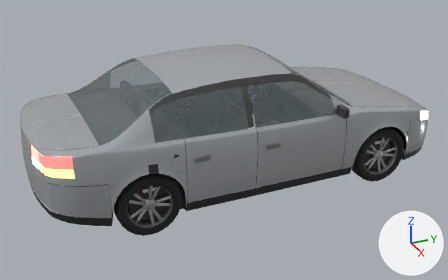
The glTF model game/assets/vehicles/family_sedan.glb: old version first, new version second.
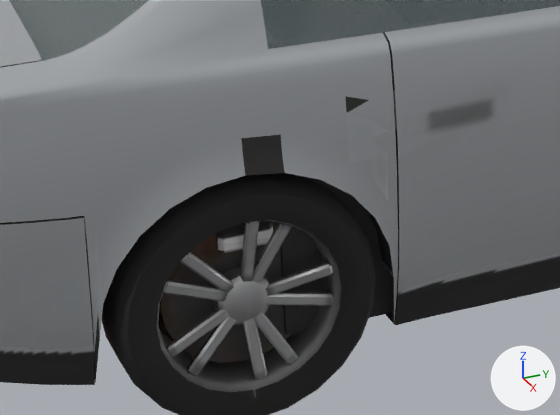
The first picture shows the older version from a 50 mm lens placed at (5.99, -2.89, 3.46), pointed at (0.05, -0.21, 0.49). The close-ups show the older and then the newer version on the part from 20% to 51% of the width and 47% to 83% of the height of that picture. Only the edits that show in the close-ups are written down. Arrows for +X, +Y and +Z are at lower right; the lights stay in place. Objects named as collision shapes, trigger or cutter boxes, shadow casters or lower levels of detail are left out. Where no turn or scale is listed for an object, it has been applied to the vertices. Vertices at exactly the same position are counted once.

Script lines for the objects in view, before the commit:
```python
me_lod0 = bpy.data.meshes.new('lod0')
me_lod0.from_pydata(...)  # 3462 vertices, 6268 faces; spans x -0.91..0.91, y -2.41..2.19, z 0.17..1.46
# faces by material slot: [3212, 2848, 96, 16, 48, 24, 8, 16]
me_lod0.materials.append(mat_paint)
me_lod0.materials.append(mat_atlas)
me_lod0.materials.append(mat_lamp_tail)
me_lod0.materials.append(mat_lamp_indicator_r)
me_lod0.materials.append(mat_lamp_head)
me_lod0.materials.append(mat_lamp_brake)
me_lod0.materials.append(mat_lamp_reverse)
me_lod0.materials.append(mat_lamp_indicator_l)
me_wheel_fr = bpy.data.meshes.new('wheel_fr')
me_wheel_fr.from_pydata(...)  # 739 vertices, 1314 faces; spans x -0.113..0.113, y -0.335..0.335, z -0.335..0.335
me_wheel_fr.materials.append(mat_atlas)
me_window_r = bpy.data.meshes.new('window_r')
me_window_r.from_pydata(...)  # 56 vertices, 78 faces; spans x -0.087..0.097, y -0.288..0.696, z -0.247..0.147
me_window_r.materials.append(mat_glass)  # grey #7c898b
ob_lod0 = bpy.data.objects.new('lod0', me_lod0)
ob_lod0.location = (0.0, 0.0, 0.0)
ob_wheel_rr = bpy.data.objects.new('wheel_rr', me_wheel_fr)
ob_wheel_rr.parent = ob_lod0
ob_wheel_rr.location = (0.79, -1.38, 0.335)
ob_window_r = bpy.data.objects.new('window_r', me_window_r)
ob_window_r.location = (0.743, -0.996, 1.202)
# also in view: 'bumper_r' at (0.0, -2.09, 0.45); 'window_rear' at (0.0, -1.41, 1.22); 'trunk' at (0.0, -2.09, 1.02)
```
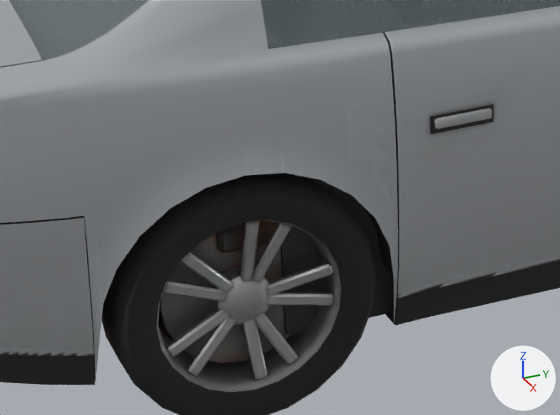
Where the change shows, as pixel boxes [x1, y1, x2, y2] in the close-ups (560 x 415 px):
part 1 of me_lod0, added
    after: [434, 108, 492, 129]
part 2 of me_lod0, added
    after: [430, 104, 494, 134]
part 3 of me_lod0, surface changed
    both: [93, 89, 398, 381]
part 4 of me_wheel_fr, surface changed
    both: [161, 221, 334, 376]

Diff of the bpy script that builds the scene:
```diff
--- a/game/assets/vehicles/family_sedan.glb.py
+++ b/game/assets/vehicles/family_sedan.glb.py
@@ me_lod0 @@
 # used by ob_lod0; location = (0.0, 0.0, 0.0)
-me_lod0.from_pydata(...)  # 3462 vertices, 6268 faces; spans x -0.91..0.91, y -2.41..2.19, z 0.17..1.46
+me_lod0.from_pydata(...)  # 3590 vertices, 6508 faces; spans x -0.92..0.92, y -2.41..2.19, z 0.17..1.46
+# me_lod0 part 1: the loose piece of 56 vertices spanning x 0.12..0.62, y -0.15..0.37, z 0.27..0.41 is copied, and the copy is scaled about its middle by (0.0192, 0.297, 0.195), then moved by (0.54, -0.94, 0.4), in mat_paint; it spans x 0.91..0.92, y -0.9..-0.75, z 0.73..0.76
+# me_lod0 part 2: a new loose piece, a box spanning x 0.9046..0.9086, y -0.9085..-0.7435, z 0.7158..0.7638, in mat_atlas
+# me_lod0 part 3: 856 kept faces spanning x -0.91..0.91, y -2.3..2.1, z 0.17..1.35 get new texture (UV) coordinates
+# other edits to the shape of me_lod0 do not show in these pictures
 me_lod0.materials.append(mat_paint)
@@ me_wheel_fr @@
 me_wheel_fr.from_pydata(...)  # 739 vertices, 1314 faces; spans x -0.113..0.113, y -0.335..0.335, z -0.335..0.335
 # used by ob_wheel_rr; parent = ob_lod0; location = (0.79, -1.38, 0.335)
+# me_wheel_fr part 4: texture (UV) coordinates of 330 of 1314 faces, centred in x -0.03..0.08, y -0.207..0.221, z -0.223..0.223, changed; they spanned u 0.13..0.98, v 0.32..0.99 and now span u 0.17..1.0, v 0.0..0.98
 me_wheel_fr.materials.append(mat_atlas)
```
